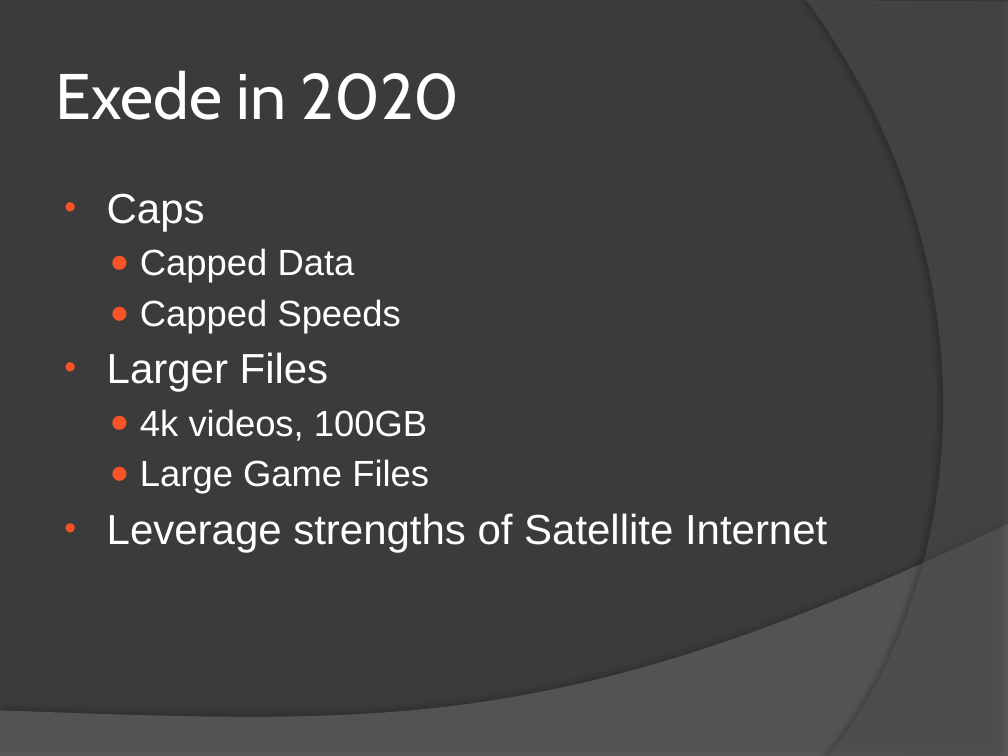
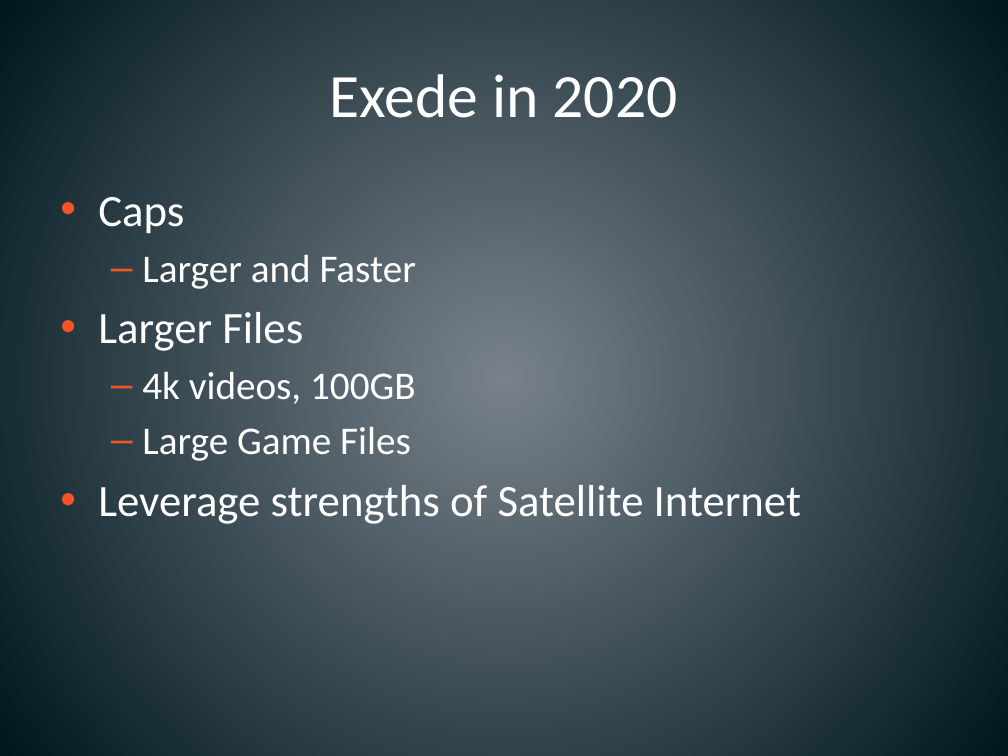
Before and after one commit to bsoe003/pingbots, a slide deck: slide 2 of Presentation/presentatio-final.pptx. Drawn at 1008x756 pixels with LibreOffice and Linux fonts; fonts in the diff are those of the drawing. Boxes give left, top, right and bottom in pixels: in the first picture for what was removed or moved away, otherwise in the second. Text is boxed around its words. In the diff, an @@ line names an element or a change of style, - is before the commit and + after.

```diff
--- a/Presentation/presentatio-final.pptx
+++ b/Presentation/presentatio-final.pptx
@@ background #3B3B3B to gradient #79828A to #00181F @@
@@ freeform shape removed at (x1=806, y1=0, x2=1008, y2=756) @@
@@ title "Exede in 2020" at (x1=330, y1=74, x2=678, y2=118): size 46 to 44 pt, font Cabin to Calibri; alignment left to centre @@
@@ text at (x1=98, y1=197, x2=801, y2=524): size 30 to 32 pt in "Caps", "Larger Files", "Leverage strengths of Satellite Internet"; font Arial to Calibri in "Caps", "Larger Files", "4k videos, 100GB", "Large Game Files" and 1 more places; size 26 to 28 pt in "4k videos, 100GB", "Large Game Files"; indent changed; bullet ● to – @@
@@ text at (x1=142, y1=255, x2=416, y2=289): text changed; size 26 to 28 pt; font Arial to Calibri @@
-  ● Capped Data
-  ● Capped Speeds
+  – Larger and Faster
@@ freeform shape removed at (x1=0, y1=524, x2=1008, y2=756) @@
```
Also in this commit, not shown: 4 other slides changed, 2 slides added, 3 slides removed.
